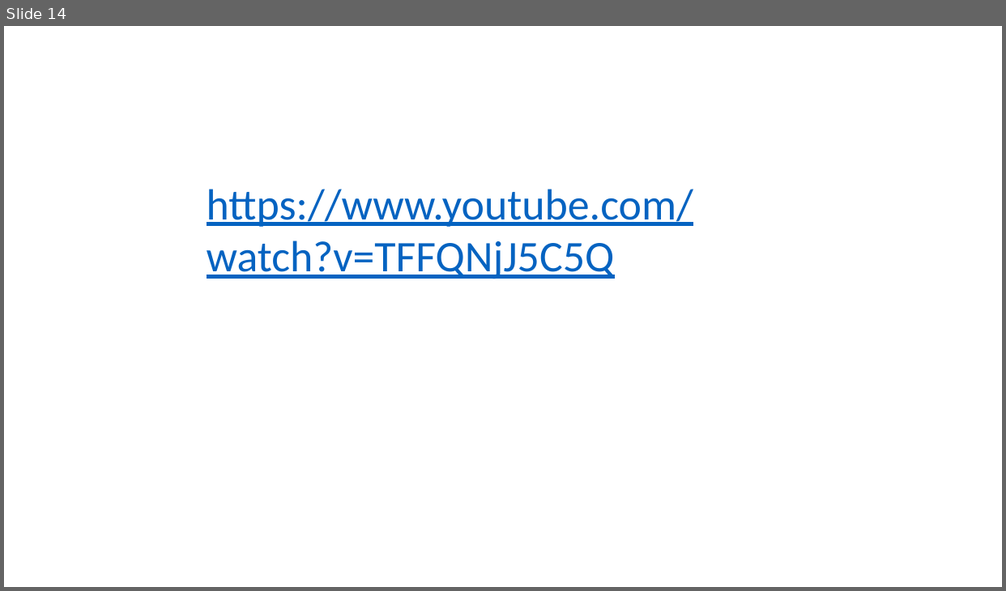
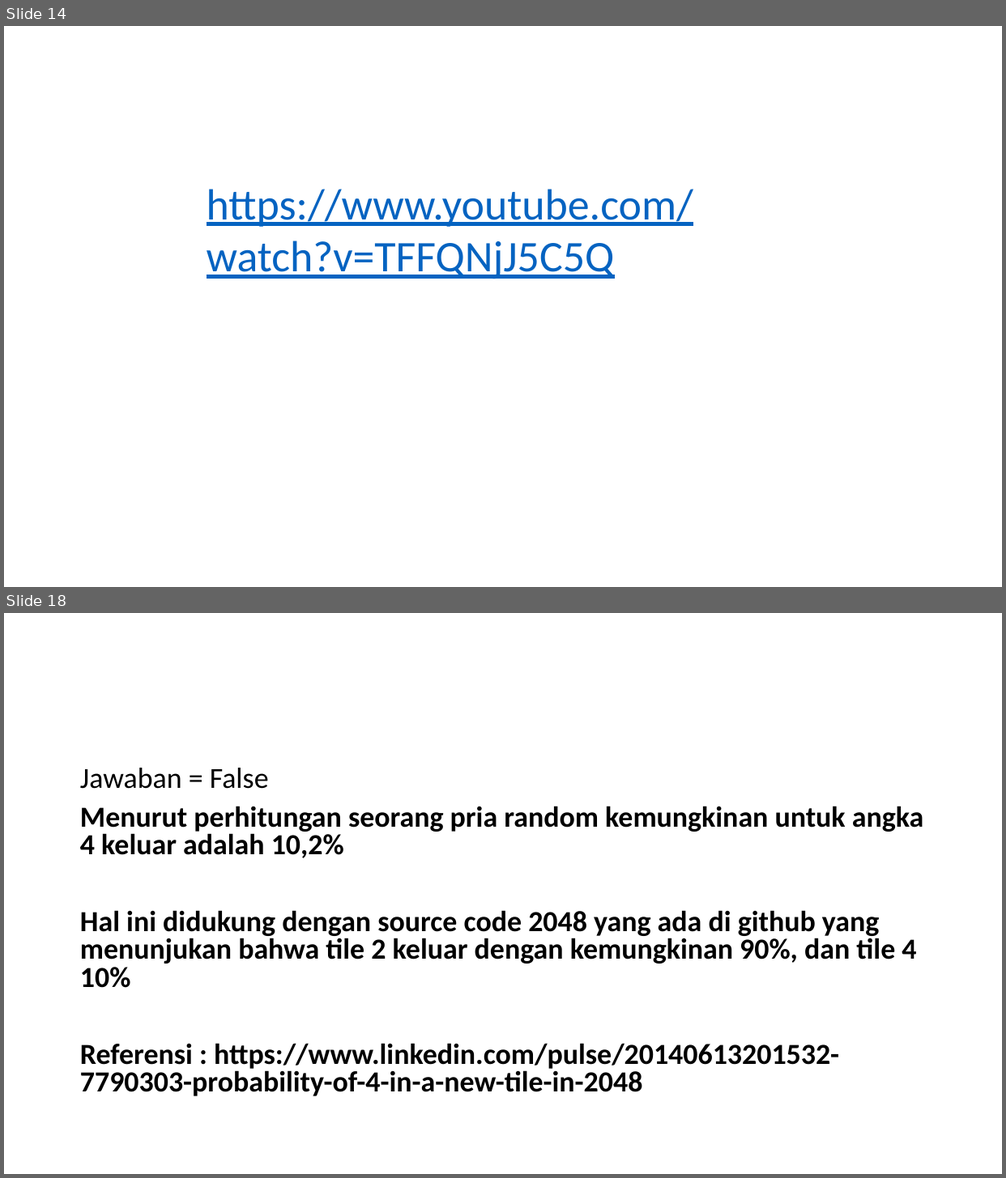
Before and after one commit to alfredhandoko/Tugas1PopinGameskoAG, a slide deck: Tugas.pptx. Shown one above the other, each under a label of ours: slide 14 before the commit, slides 14 and 18 after it; the slides between them are not shown. The pictures are 1006x591 and 1006x1178 pixels, drawn with LibreOffice and Linux fonts; fonts in the diff are those of the drawing; background and template pictures are left out. Boxes give left, top, right and bottom in pixels: in the first picture for what was removed or moved away, otherwise in the second. Text is boxed around its words. In the diff, an @@ line names an element or a change of style, - is before the commit and + after.

```diff
--- a/Tugas.pptx
+++ b/Tugas.pptx
@@ slide 18 added at box(4, 613, 1002, 1174), background #FFFFFF @@
@@ text added at box(80, 768, 924, 1097), 28 pt, text #000000, bold @@
+Jawaban = False
+Menurut perhitungan seorang pria random kemungkinan untuk angka 4 keluar adalah 10,2%
+Hal ini didukung dengan source code 2048 yang ada di github yang menunjukan bahwa tile 2 keluar dengan kemungkinan 90%, dan tile 4 10%
+Referensi : https://www.linkedin.com/pulse/20140613201532-7790303-probability-of-4-in-a-new-tile-in-2048
```
Also in this commit, not shown: 3 other slides added, 1 slide removed.
